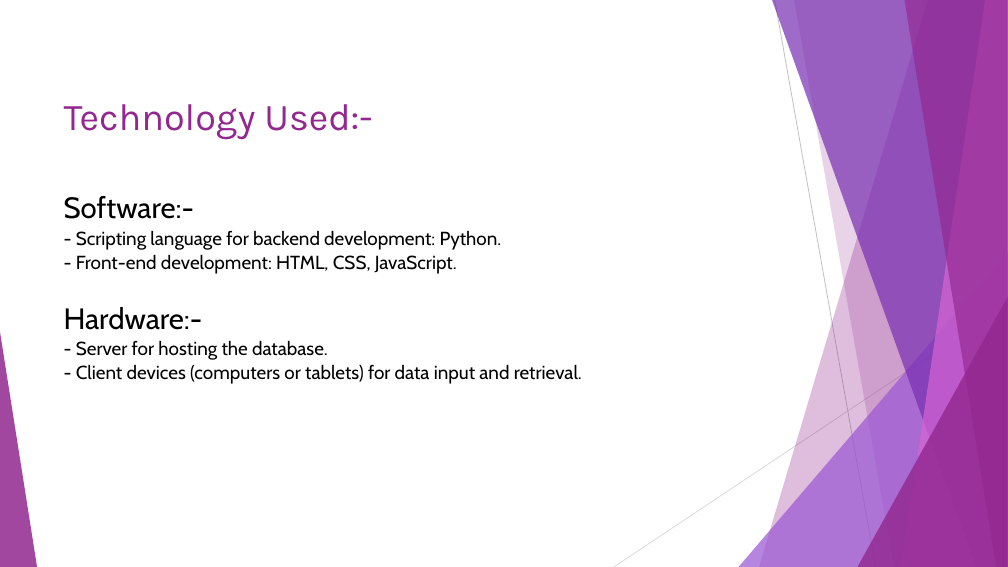
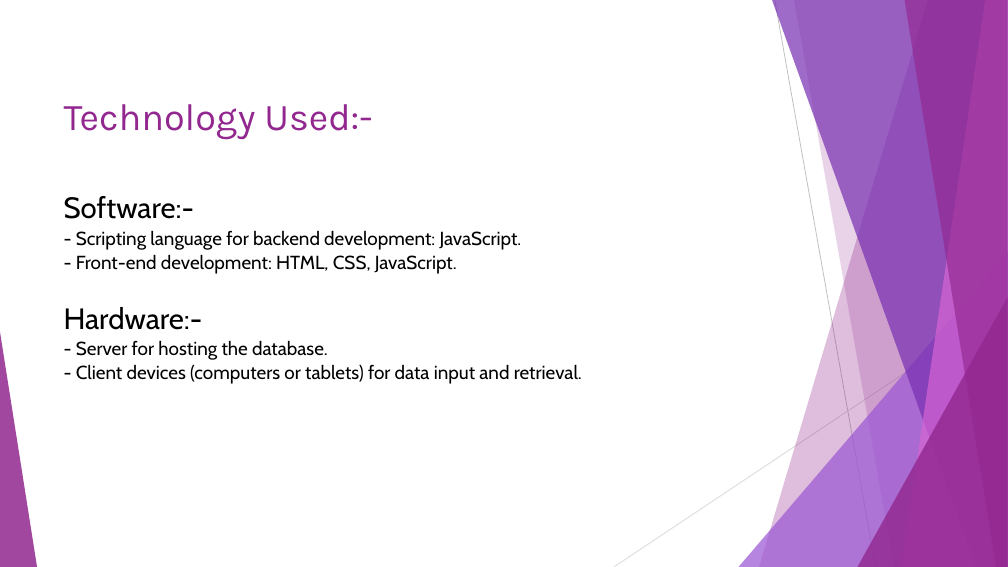
Before and after one commit to Tanuj-Chaudhuri/IoT-for-Waste-Management, a slide deck: slide 6 of HackerLoL.pptx. Drawn at 1008x567 pixels with LibreOffice and Linux fonts; fonts in the diff are those of the drawing. Boxes give left, top, right and bottom in pixels: in the first picture for what was removed or moved away, otherwise in the second. Text is boxed around its words. In the diff, an @@ line names an element or a change of style, - is before the commit and + after.

```diff
--- a/HackerLoL.pptx
+++ b/HackerLoL.pptx
@@ title at (x1=64, y1=104, x2=582, y2=384): text changed @@
-Technology Used:-
-Software:-
-- Scripting language for backend development: Python.
-- Front-end development: HTML, CSS, JavaScript.
-Hardware:-
-- Server for hosting the database.
-- Client devices (computers or tablets) for data input and retrieval.
+Technology Used:-
+Software:-
+- Scripting language for backend development: JavaScript.
+- Front-end development: HTML, CSS, JavaScript.
+Hardware:-
+- Server for hosting the database.
+- Client devices (computers or tablets) for data input and retrieval.
```
